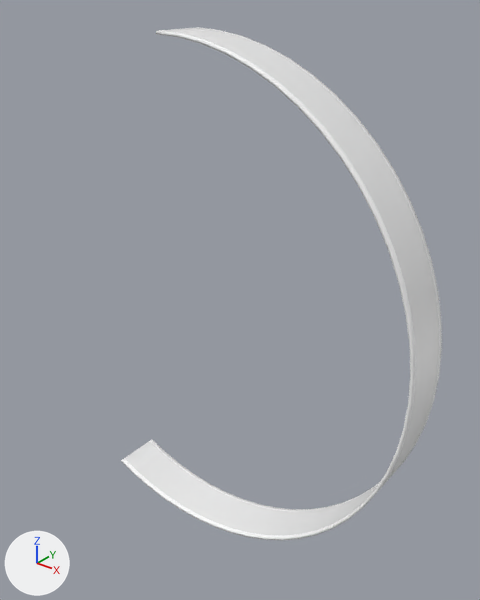
The FBX model Assets/Meshes/Notes/NormalNote/NormalNote09.fbx, before and after one commit.
Camera for both pictures: a 50 mm lens placed at (1.62, -1.7, 1.14), pointed at (0.24, 0.02, 0.07). The lights are fixed; the arrows at lower left show +X, +Y and +Z.

The older version as bpy lines, for what is in view:
```python
me_cylinder_028 = bpy.data.meshes.new('Cylinder.028')
me_cylinder_028.from_pydata(...)  # 296 vertices, 294 faces; spans x -0.38..0.99, y -0.1..0.1, z -0.99..0.99
# faces by material slot: [74, 220]
me_cylinder_028.materials.append(mat_mat_normalnote)  # white #ffffff
me_cylinder_028.materials.append(mat_mat_normalnoteedge)  # white #ffffff
ob_normalnote09 = bpy.data.objects.new('NormalNote09', me_cylinder_028)
ob_normalnote09.location = (0.0, 0.0, 0.0)
```
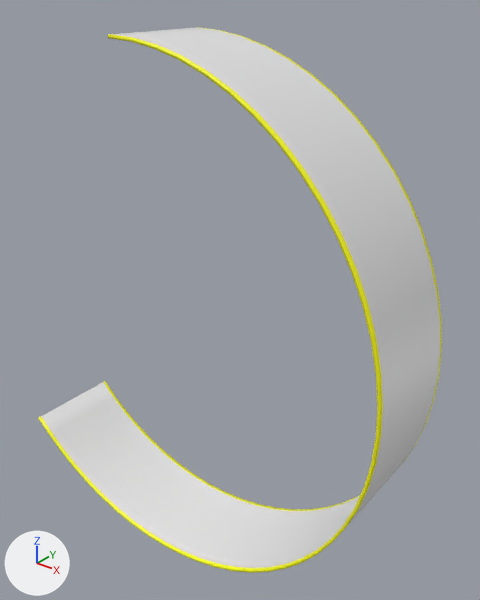
The newer file is also turned or shifted as a whole; pictures and numbers use the older file's frame.

Changed parts and their boxes (x1, y1, x2, y2) in the pictures (480 x 600 px):
'NormalNote09', reshaped (26% wider, 6% taller)
    before: (121, 27, 442, 540)
    after: (38, 27, 442, 573)
part 1 of me_cylinder_028, built on
    before: (121, 30, 416, 540)
    after: (38, 34, 383, 573)
part 2 of me_cylinder_028, recoloured
    before: (124, 28, 440, 536)
    after: (91, 28, 440, 568)
part 3 of me_cylinder_028, recoloured (white to yellow)
    both: (150, 27, 442, 511)

The change, as a diff of the scene's bpy script:
```diff
--- a/Assets/Meshes/Notes/NormalNote/NormalNote09.fbx.py
+++ b/Assets/Meshes/Notes/NormalNote/NormalNote09.fbx.py
@@ mat_mat_tmp0 @@
+mat_mat_tmp0 = principled_material('Mat_tmp0')
+mat_mat_tmp0.base_color = (0.8, 0.8, 0.8)  # white #e7e7e7
@@ mat_mat_tmp1 @@
+mat_mat_tmp1 = principled_material('Mat_tmp1')
+mat_mat_tmp1.base_color = (1.0, 1.0, 0.0)  # yellow #ffff00
@@ me_cylinder_028 @@
 # used by ob_normalnote09; location = (0.0, 0.0, 0.0)
-me_cylinder_028.from_pydata(...)  # 296 vertices, 294 faces; spans x -0.38..0.99, y -0.1..0.1, z -0.99..0.99
+me_cylinder_028.from_pydata(...)  # 328 vertices, 326 faces; spans x -0.7..0.99, y -0.3..0.1, z -0.99..0.99
+# me_cylinder_028 part 1
+# 2 vertices are removed from x -0.38, y -0.1, z -0.91
+# 6 faces are deleted
+# 74 vertices in x -0.38..0.99, y -0.08, z -0.99..0.99 move by (0.0, -0.21, 0.0)
+# 72 vertices in x -0.29..0.99, y -0.1, z -0.99..0.99 move by (0.0, -0.2, 0.0)
+# 22 vertices are added at x -0.7..-0.38, y -0.3..0.1, z -0.91..-0.69
+# 6 new vertices lie (-0.08, 0.0, 0.05) away from vertices in x -0.47..-0.38, y -0.29..0.1, z -0.91..-0.87
+# 6 new vertices lie (-0.08, 0.0, 0.05) away from vertices in x -0.55..-0.46, y -0.29..0.1, z -0.86..-0.82
+# 29 new faces join them, mat_mat_tmp1 (yellow #ffff00)
+# 9 new faces join them, mat_mat_tmp0 (white #e7e7e7)
+# me_cylinder_028 part 2: 73 faces spanning x -0.38..0.99, y -0.29..0.09, z -0.99..0.99 switch from mat_mat_normalnote (white #ffffff) to mat_mat_tmp0 (white #e7e7e7)
+# me_cylinder_028 part 3: 215 faces spanning x -0.38..0.99, y -0.3..0.1, z -0.99..0.99 switch from mat_mat_normalnoteedge (white #ffffff) to mat_mat_tmp1 (yellow #ffff00)
```
